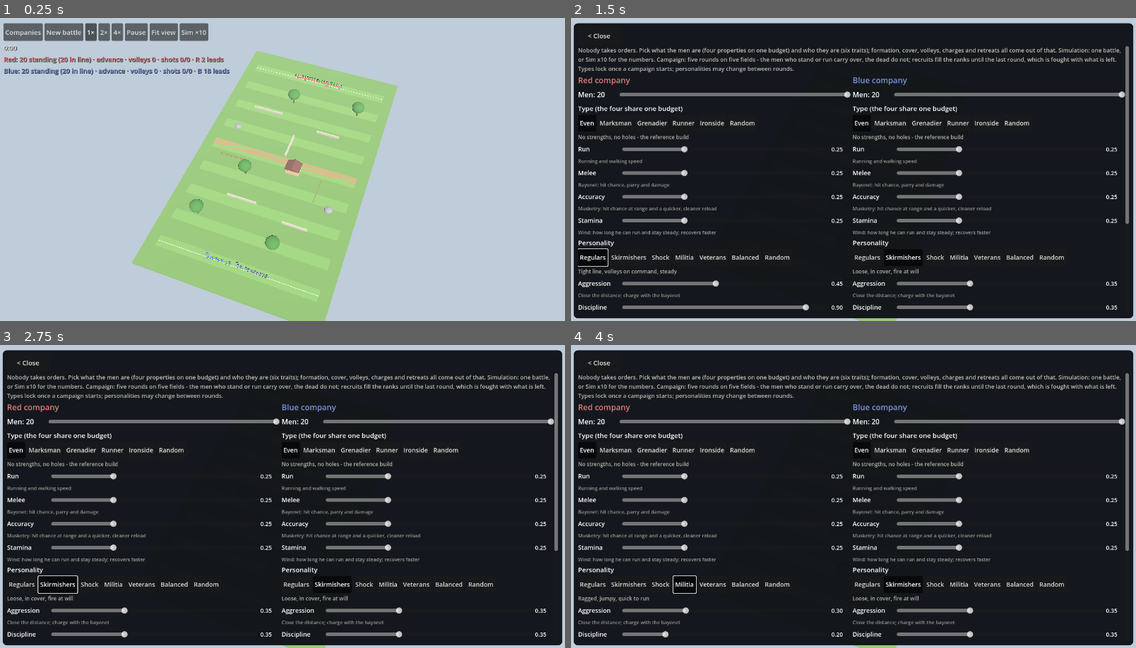
Above: before the commit, frames 1-4 (two rows, left to right).
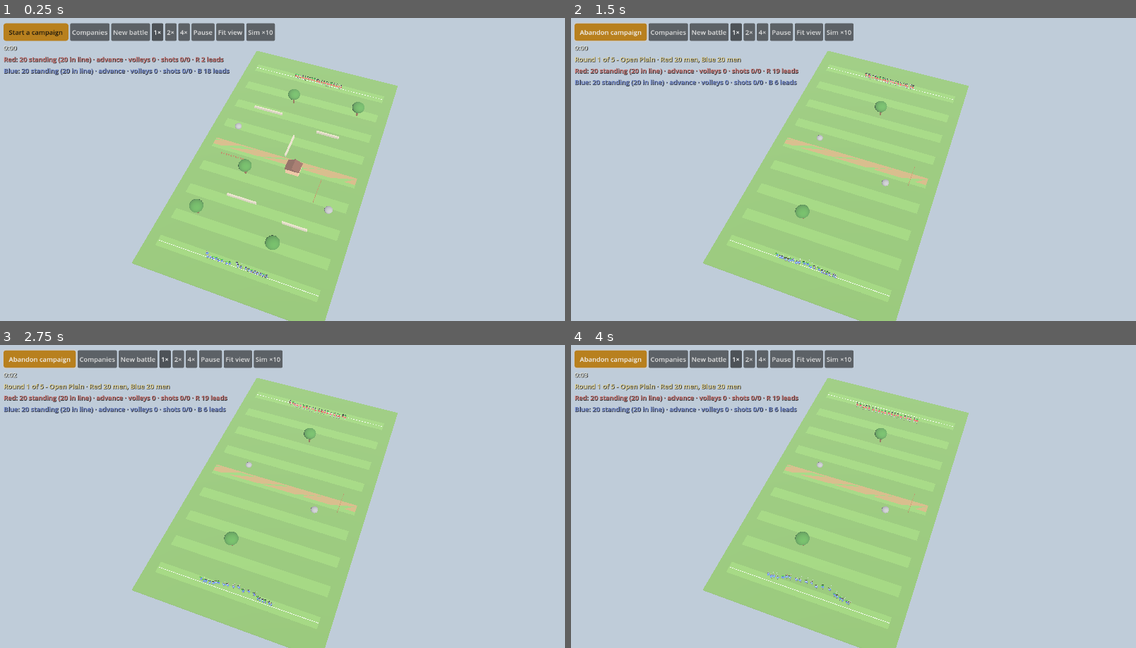
Above: after the commit, the same moments.

Repository: nathandunn/volley-bots
Game: Godot game, scene res://scenes/Main.tscn
The game is run twice, just before and just after one commit, with the same random seed, the same clock (stepped at 60 frames per second) and the same inputs.
Inputs (mouse positions are in pixels of both pictures, inside the frame that each line leads up to):
- Up to frame 1 (0.25 s): no input
- Up to frame 2 (1.5 s): click (604, 33) at 0.5 s, where only the run after the commit has a clickable "Start a campaign"; click (593, 257) at 1.25 s, where only the run before the commit has a clickable "Regulars"
- Up to frame 3 (2.75 s): click (56, 584) at 2 s, where only the run before the commit has a clickable "Skirmishers"
- Up to frame 4 (4 s): click (661, 584) at 2.75 s, where only the run before the commit has a clickable "Shock"; click (684, 584) at 3.5 s, where only the run before the commit has a clickable "Militia"

The runs differ from the first frame. In frame 1, 1.8% of the frame differs, in the area x 0-49%, y 1-8%; in frame 2, 96%, in the area x 0-100%, y 1-100%; in frame 3, 96%; in frame 4, 96%.

Commit message:
Campaign front and centre; a computer commander per side
Start a campaign is the first, highlighted button in the top row and at the head of the
Companies panel (Abandon campaign while one runs). Each side has a Commander: You or
Computer. A computer side picks its own personality every round - opening at random, then
countering what the enemy fielded (COUNTERS table), keeping a winning choice 70 % of the
time - and its personality controls are locked to the player. The round panel says what the
computer will field next; the history shows what each side fielded.

Co-Authored-By: Claude Fable 5.1 <noreply@anthropic.com>
Claude-Session: https://claude.ai/code/session_017bMCXGen3v58z94ohsQBpS

Diff:
--- a/scripts/hud.gd
+++ b/scripts/hud.gd
@@ -44,6 +44,13 @@
 var _type_controls := [[], []]   # chips and sliders locked while a campaign runs
 var _campaign_btn: Button
 var _fight_btn: Button
+var _top_campaign_btn: Button
+var _fight_btn0: Button
+var _head_campaign_btn: Button
+## Who picks each side's personality between campaign rounds: "you" or "computer"
+var commanders := ["you", "computer"]
+var _commander_chips := [{}, {}]
+var _persona_controls := [[], []]
 
 
 func setup(m: MatchManager) -> void:
@@ -65,6 +72,15 @@
 	var row := HFlowContainer.new()
 	row.mouse_filter = Control.MOUSE_FILTER_IGNORE
 	top.add_child(row)
+	_top_campaign_btn = _button("Start a campaign")
+	_accent(_top_campaign_btn)
+	_top_campaign_btn.pressed.connect(func():
+		_close_overlays()
+		if campaign_on:
+			campaign_abandoned.emit()
+		else:
+			campaign_requested.emit())
+	row.add_child(_top_campaign_btn)
 	var teams_btn := _button("Companies")
 	teams_btn.pressed.connect(func(): _close_overlays(); teams_overlay.visible = true)
 	row.add_child(teams_btn)
@@ -124,6 +140,25 @@
 
 	_build_teams_overlay()
 	_build_results_overlay()
+
+
+func _accent(b: Button) -> void:
+	var sb := StyleBoxFlat.new()
+	sb.bg_color = Color(0.72, 0.5, 0.12)
+	sb.corner_radius_top_left = 6
+	sb.corner_radius_top_right = 6
+	sb.corner_radius_bottom_left = 6
+	sb.corner_radius_bottom_right = 6
+	sb.content_margin_left = 12
+	sb.content_margin_right = 12
+	b.add_theme_stylebox_override("normal", sb)
+	var sb2 := sb.duplicate()
+	sb2.bg_color = Color(0.85, 0.6, 0.18)
+	b.add_theme_stylebox_override("hover", sb2)
+	b.add_theme_stylebox_override("pressed", sb2)
+	b.add_theme_color_override("font_color", Color(0.1, 0.08, 0.04))
+	b.add_theme_color_override("font_hover_color", Color(0.1, 0.08, 0.04))
+	b.add_theme_color_override("font_pressed_color", Color(0.1, 0.08, 0.04))
 
 
 func _button(text: String) -> Button:
@@ -186,6 +221,28 @@
 	var parts := _overlay("Companies")
 	teams_overlay = parts[0]
 	var box: VBoxContainer = parts[1]
+	var head := HFlowContainer.new()
+	box.add_child(head)
+	_head_campaign_btn = _button("Start a campaign (5 rounds)")
+	_head_campaign_btn.custom_minimum_size = Vector2(0, 46)
+	_accent(_head_campaign_btn)
+	_head_campaign_btn.pressed.connect(func():
+		_close_overlays()
+		if campaign_on:
+			campaign_abandoned.emit()
+		else:
+			campaign_requested.emit())
+	head.add_child(_head_campaign_btn)
+	var fight0 := _button("Fight one battle")
+	fight0.custom_minimum_size = Vector2(0, 46)
+	fight0.pressed.connect(func():
+		_close_overlays()
+		if campaign_on:
+			next_round_requested.emit()
+		else:
+			new_match_requested.emit())
+	head.add_child(fight0)
+	_fight_btn0 = fight0
 	var note := Label.new()
 	note.text = "Nobody takes orders. Pick what the men are (four properties on one budget) and who they are (six traits); …(373 unchanged characters)…
 	note.autowrap_mode = TextServer.AUTOWRAP_WORD_SMART
@@ -272,6 +329,30 @@
 	for p in SoldierType.PROPS:
 		panel.add_child(_slider_row(t, p, SoldierType.PROP_HELP[p], true))
 
+	# who picks the personality each campaign round
+	var cl := Label.new()
+	cl.text = "Commander (campaign rounds)"
+	cl.add_theme_font_size_override("font_size", 15)
+	panel.add_child(cl)
+	var crow := HFlowContainer.new()
+	panel.add_child(crow)
+	for who in ["you", "computer"]:
+		var b := Button.new()
+		b.text = "You choose" if who == "you" else "Computer chooses"
+		b.toggle_mode = true
+		b.custom_minimum_size = Vector2(0, 38)
+		b.add_theme_font_size_override("font_size", 14)
+		b.button_pressed = commanders[t] == who
+		b.pressed.connect(func(): _set_commander(t, who))
+		crow.add_child(b)
+		_commander_chips[t][who] = b
+	var chelp := Label.new()
+	chelp.text = "The computer picks a personality for each round, answering what the other side fielded and whether it won."
+	chelp.add_theme_font_size_override("font_size", 12)
+	chelp.add_theme_color_override("font_color", Color(0.7, 0.7, 0.65))
+	chelp.autowrap_mode = TextServer.AUTOWRAP_WORD_SMART
+	panel.add_child(chelp)
+
 	# personality
 	var pl := Label.new()
 	pl.text = "Personality"
@@ -313,6 +394,7 @@
 			_type_controls[t].append(b)
 		else:
 			persona_chips[t][n] = b
+			_persona_controls[t].append(b)
 	return row
 
 
@@ -350,6 +432,7 @@
 	else:
 		persona_sliders[t][key] = s
 		persona_vals[t][key] = v
+		_persona_controls[t].append(s)
 		s.value_changed.connect(func(val: float): _on_slider(t, key, val))
 	return vb
 
@@ -588,14 +671,35 @@
 	round_label.visible = true
 
 
-func campaign_started() -> void:
-	campaign_on = true
+func _set_commander(t: int, who: String) -> void:
+	commanders[t] = who
+	for w in _commander_chips[t]:
+		_commander_chips[t][w].button_pressed = (w == who)
+	_apply_locks()
+
+
+## Types lock for a campaign; a computer-commanded side's personality is the computer's to set.
+func _apply_locks() -> void:
 	for t in 2:
 		for c in _type_controls[t]:
 			if c is Button:
-				c.disabled = true
+				c.disabled = campaign_on
 			if c is HSlider:
-				c.editable = false
+				c.editable = not campaign_on
+		var ai: bool = campaign_on and String(commanders[t]) == "computer"
+		for c in _persona_controls[t]:
+			if c is Button:
+				c.disabled = ai
+			if c is HSlider:
+				c.editable = not ai
+
+
+func campaign_started() -> void:
+	campaign_on = true
+	_apply_locks()
+	_top_campaign_btn.text = "Abandon campaign"
+	_head_campaign_btn.text = "Abandon campaign"
+	_fight_btn0.text = "Next round"
 	_fight_btn.text = "Next round with these personalities"
 	_campaign_btn.text = "Abandon campaign"
 
@@ -603,12 +707,10 @@
 func campaign_ended() -> void:
 	campaign_on = false
 	round_label.visible = false
-	for t in 2:
-		for c in _type_controls[t]:
-			if c is Button:
-				c.disabled = false
-			if c is HSlider:
-				c.editable = true
+	_apply_locks()
+	_top_campaign_btn.text = "Start a campaign"
+	_head_campaign_btn.text = "Start a campaign (5 rounds)"
+	_fight_btn0.text = "Fight one battle"
 	_fight_btn.text = "Fight with these companies"
 	_campaign_btn.text = "Start a campaign (5 rounds)"
 
@@ -649,8 +751,12 @@
 			_stat_row(g3, "Recruits", ["none - the last round", "none - the last round"])
 		else:
 			_stat_row(g3, "Recruits", [maxi(int(ts[0]) - int(ns[0]), 0), maxi(int(ts[1]) - int(ns[1]), 0)])
+		var picks: Array = sm.get("ai_picks", ["", ""])
+		for t in 2:
+			if picks[t] != "":
+				_stat_row(g3, "%s (computer) will field" % MatchManager.TEAM_NAMES[t], [picks[t] if t == 0 else "", picks[t] if t == 1 else ""])
 		var nl := Label.new()
-		nl.text = "Types are locked. Personalities may be changed under Companies before the next round."
+		nl.text = "Types are locked. Personalities may be changed under Companies before the next round." if picks[0] == "" or picks[1] == "" else "Types are locked. Both sides are the computer's to command; watch how they answer each other."
 		nl.autowrap_mode = TextServer.AUTOWRAP_WORD_SMART
 		nl.add_theme_font_size_override("font_size", 13)
 		nl.add_theme_color_override("font_color", Color(0.75, 0.75, 0.7))
@@ -660,15 +766,16 @@
 	g5.columns = 5
 	g5.add_theme_constant_override("h_separation", 14)
 	results_box.add_child(g5)
-	for h in ["#", "Field", "Winner", "How", "Time"]:
+	for h in ["#", "Field", "Red / Blue fielded", "Winner", "How"]:
 		_cell(g5, h, true)
 	for b in sm["history"]:
 		_cell(g5, str(b["round"]), false)
 		_cell(g5, b["field"], false)
+		var f: Array = b.get("fielded", ["", ""])
+		_cell(g5, "%s / %s" % [f[0], f[1]], false)
 		var w: int = int(b["winner"])
 		_cell(g5, b["winner_name"], false, MatchManager.TEAM_COLORS[w].lightened(0.5) if w >= 0 else Color(0.8, 0.8, 0.8))
-		_cell(g5, b["reason"], false)
-		_cell(g5, "%d:%02d" % [int(b["duration"]) / 60, int(b["duration"]) % 60], false)
+		_cell(g5, "%s, %d:%02d" % [b["reason"], int(b["duration"]) / 60, int(b["duration"]) % 60], false)
 	var row := HFlowContainer.new()
 	results_box.add_child(row)
 	if over:
--- a/scripts/main.gd
+++ b/scripts/main.gd
@@ -23,6 +23,19 @@
 var campaign_rounds: Array[Dictionary] = []   # one summary per round fought
 var campaign_rosters: Array = [[], []]        # survivors carried into the next round
 var _pending_campaign_result: Dictionary = {}
+var _last_fielded := ["", ""]    # the preset each side fought the last round with
+var _ai_picks := ["", ""]
+
+## What the computer answers each preset with, first choice first. It counters the enemy's
+## last personality; a win keeps the choice more often than not.
+const COUNTERS := {
+	"Regulars": ["Skirmishers", "Veterans", "Shock"],
+	"Skirmishers": ["Shock", "Regulars", "Veterans"],
+	"Shock": ["Regulars", "Veterans", "Skirmishers"],
+	"Militia": ["Shock", "Regulars", "Skirmishers"],
+	"Veterans": ["Skirmishers", "Shock", "Regulars"],
+	"Balanced": ["Shock", "Skirmishers", "Regulars"],
+}
 
 
 func _ready() -> void:
@@ -282,7 +295,13 @@
 	campaign_rounds.clear()
 	campaign_rosters = [[], []]
 	manager.rosters = [[], []]
+	_last_fielded = ["", ""]
+	_ai_picks = ["", ""]
 	hud.campaign_started()
+	# a computer commander opens with a pick of its own
+	for t in 2:
+		if hud.commanders[t] == "computer":
+			_ai_pick(t, true)
 	_next_round()
 
 
@@ -309,6 +328,29 @@
 		manager.rosters[t] = roster
 	hud.set_round(campaign_round, CAMPAIGN_ROUNDS, layout, [manager.rosters[0].size(), manager.rosters[1].size()])
 	_start_next()
+
+
+## The computer's choice of personality for its side, applied to the manager for the coming
+## round. Opening round: any of the five. After that: answer what the enemy fielded, unless
+## the last round was won, in which case keep the winning choice 70 % of the time.
+func _ai_pick(t: int, opening: bool) -> String:
+	var names := ["Regulars", "Skirmishers", "Shock", "Militia", "Veterans"]
+	var pick := ""
+	if opening or _last_fielded[1 - t] == "":
+		pick = names[randi() % names.size()]
+	else:
+		var last_win: bool = not campaign_rounds.is_empty() and int(campaign_rounds[-1]["winner"]) == t
+		if last_win and randf() < 0.7 and _last_fielded[t] != "":
+			pick = _last_fielded[t]
+		else:
+			var opts: Array = COUNTERS.get(_last_fielded[1 - t], names)
+			# first choice most of the time, a surprise now and then
+			pick = opts[0] if randf() < 0.65 else opts[1 + randi() % (opts.size() - 1)]
+	manager.team_personalities[t] = Personality.preset(pick)
+	manager.team_preset_names[t] = pick
+	hud._refresh_sliders(t)
+	_ai_picks[t] = pick
+	return pick
 
 
 func _abandon_campaign() -> void:
@@ -345,12 +387,18 @@
 		campaign_rosters[t] = survivors[t]
 	var layout: String = Field.LAYOUT_ORDER[(campaign_round - 1) % Field.LAYOUT_ORDER.size()]
 	campaign_rounds.append({"round": campaign_round, "field": layout, "winner": w, "winner_name": result["winner_name"],
-		"reason": result["reason"], "duration": result["duration"], "counts": counts})
+		"reason": result["reason"], "duration": result["duration"], "counts": counts,
+		"fielded": [result["presets"][0], result["presets"][1]]})
+	_last_fielded = [result["presets"][0], result["presets"][1]]
+	_ai_picks = ["", ""]
+	for t in 2:
+		if hud.commanders[t] == "computer":
+			_ai_pick(t, false)
 	var over: bool = campaign_round >= CAMPAIGN_ROUNDS or (survivors[0] as Array).is_empty() or (survivors[1] as Array).is_empty()
 	var summary := {"round": campaign_round, "rounds": CAMPAIGN_ROUNDS, "field": layout, "wins": campaign_wins.duplicate(),
 		"kills": campaign_kills.duplicate(), "history": campaign_rounds.duplicate(true), "counts": counts,
 		"next_sizes": [survivors[0].size(), survivors[1].size()], "last_next": campaign_round + 1 >= CAMPAIGN_ROUNDS,
-		"team_sizes": manager.team_sizes.duplicate(), "over": over, "result": result}
+		"team_sizes": manager.team_sizes.duplicate(), "over": over, "result": result, "ai_picks": _ai_picks.duplicate()}
 	if over:
 		var cw := -1
 		if campaign_wins[0] != campaign_wins[1]:
@@ -362,8 +410,9 @@
 		hud.campaign_ended()
 	get_tree().create_timer(2.0).timeout.connect(func(): hud.show_round(summary))
 	if DisplayServer.get_name() == "headless":
-		print("round %d on %s: %s (%s) stood %d/%d ran %d/%d fell %d/%d -> next %s" % [campaign_round, layout, result["winner_name"], result["reason"],
-			counts[0]["stood"], counts[1]["stood"], counts[0]["ran"], counts[1]["ran"], counts[0]["fell"], counts[1]["fell"], str(summary["next_sizes"])])
+		print("round %d on %s: %s v %s -> %s (%s) stood %d/%d ran %d/%d fell %d/%d -> next %s, computer picks %s" % [campaign_round, layout,
+			result["presets"][0], result["presets"][1], result["winner_name"], result["reason"],
+			counts[0]["stood"], counts[1]["stood"], counts[0]["ran"], counts[1]["ran"], counts[0]["fell"], counts[1]["fell"], str(summary["next_sizes"]), str(_ai_picks)])
 		get_tree().create_timer(2.5).timeout.connect(func():
 			print("round panel: %s, %d rows" % [hud.results_title.text, hud.results_box.get_child_count()])
 			if over:
Not shown, changed: dist/index.html
Not shown, changed: dist/index.js.gz
Not shown, changed: dist/index.pck.gz
Not shown, changed: dist/index.wasm.gz
